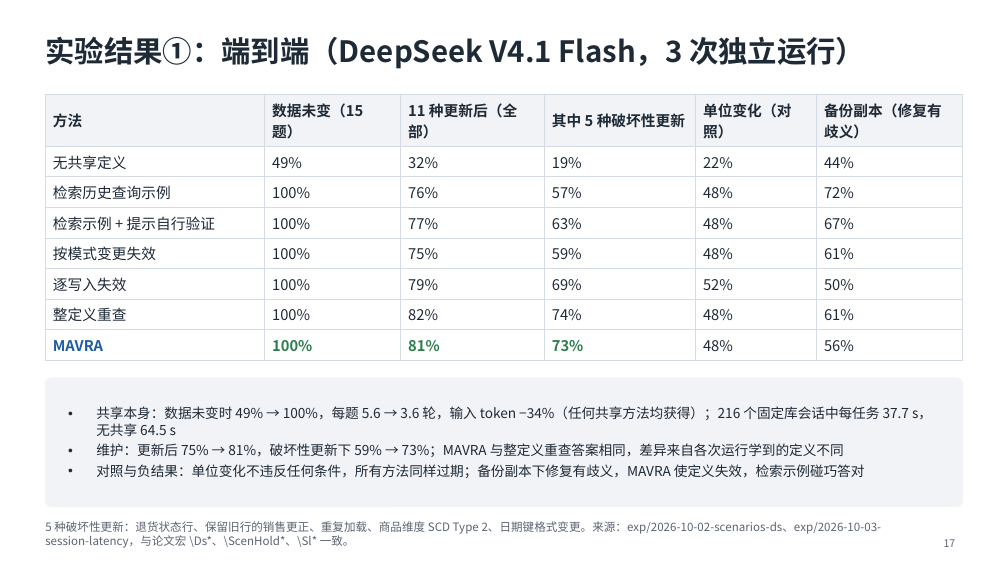
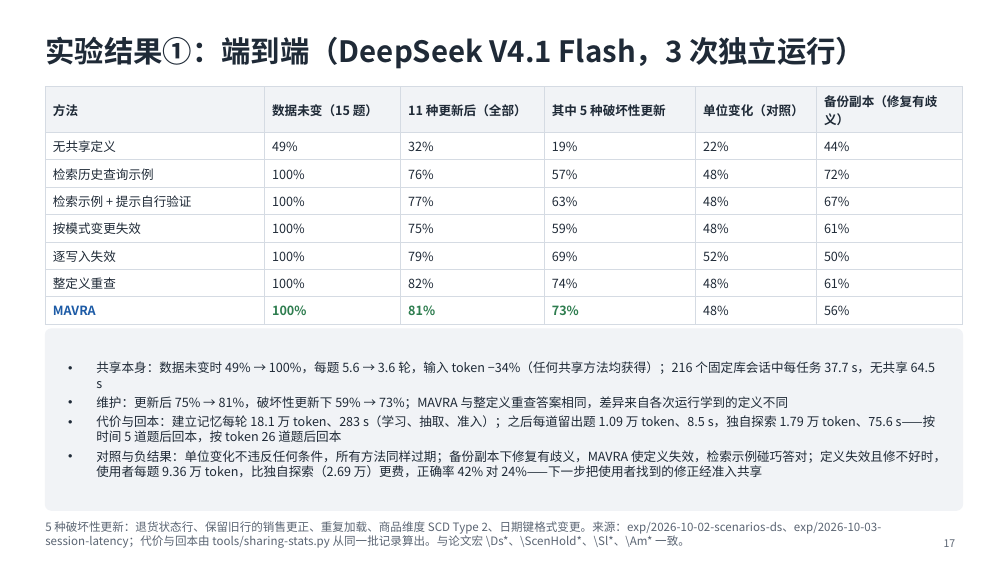
Before and after one commit to mmmttt000045/agent4db-adapter, a slide deck: slide 17 of docs/mavra-system.pptx. Drawn at 1008x567 pixels with LibreOffice and Linux fonts; fonts in the diff are those of the drawing. Boxes give left, top, right and bottom in pixels: in the first picture for what was removed or moved away, otherwise in the second. Text is boxed around its words. In the diff, an @@ line names an element or a change of style, - is before the commit and + after.

```diff
--- a/docs/mavra-system.pptx
+++ b/docs/mavra-system.pptx
@@ table at (x1=45, y1=87, x2=963, y2=319) @@
@@ size 14 to 12 pt @@
@@ table resized from (x1=45, y1=95, x2=963, y2=356) to (x1=45, y1=87, x2=963, y2=319) @@
@@ rounded rectangle resized from (x1=45, y1=378, x2=963, y2=507) to (x1=45, y1=329, x2=963, y2=510) @@
@@ rounded rectangle at (x1=45, y1=329, x2=963, y2=510): proportions changed @@
@@ text "共享本身：数据未变时 49% → 100%，每题 5.6 ..." moved from (x1=96, y1=406, x2=932, y2=478) to (x1=96, y1=361, x2=946, y2=477) @@
@@ text at (x1=96, y1=361, x2=935, y2=409): size 13 to 12 pt in "共享本身：数据未变时 49% → 100%，每题 5.6 → 3.6 ...", "维护：更新后 75% → 81%，破坏性更新下 59% → 73%；MAVRA ..." @@
@@ text at (x1=96, y1=415, x2=946, y2=477): text changed; size 13 to 12 pt @@
-• 对照与负结果：单位变化不违反任何条件，所有方法同样过期；备份副本下修复有歧义，MAVRA 使定义失效，检索示例碰巧答对
+• 代价与回本：建立记忆每轮 18.1 万 token、283 s（学习、抽取、准入）；之后每道留出题 1.09 万 token、8.5 s，独自探索 1.79 万 token、75.6 s——按时间 5 道题后回本，按 token 26 道题后回本
+• 对照与负结果：单位变化不违反任何条件，所有方法同样过期；备份副本下修复有歧义，MAVRA 使定义失效，检索示例碰巧答对；定义失效且修不好时，使用者每题 9.36 万 token，比独自探索（2.69 万）更费，正确率 42% 对 24%——下一步把使用者找到的修正经准入共享
@@ text at (x1=45, y1=521, x2=882, y2=548): text changed @@
-5 种破坏性更新：退货状态行、保留旧行的销售更正、重复加载、商品维度 SCD Type 2、日期键格式变更。来源：exp/2026-10-02-scenarios-ds、exp/2026-10-03-session-latency，与论文宏 \Ds*、\ScenHold*、\Sl* 一致。
+5 种破坏性更新：退货状态行、保留旧行的销售更正、重复加载、商品维度 SCD Type 2、日期键格式变更。来源：exp/2026-10-02-scenarios-ds、exp/2026-10-03-session-latency；代价与回本由 tools/sharing-stats.py 从同一批记录算出。与论文宏 \Ds*、\ScenHold*、\Sl*、\Am* 一致。
```
Also in this commit, not shown: 7 other slides changed, 7 other files.
